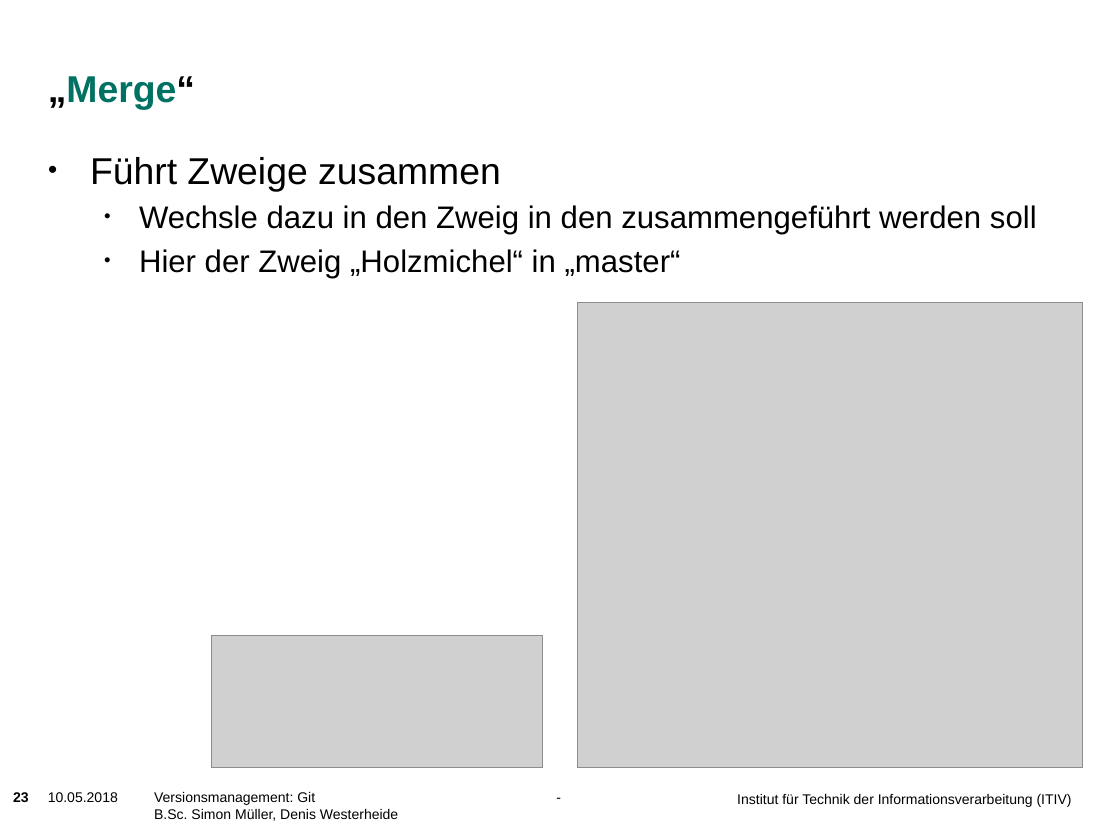
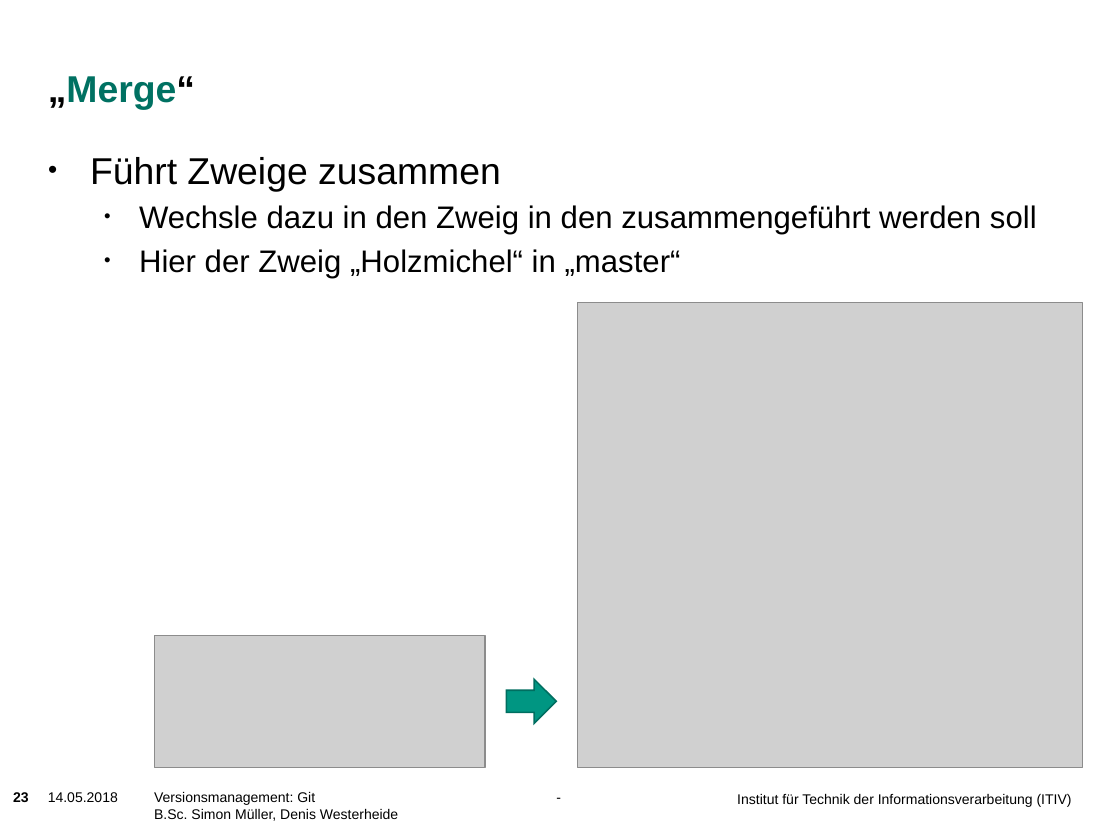
Before and after one commit to muellesi/PSE_2018, a slide deck: slide 23 of Präsentation/09_Versionsmanagement_Git.pptx. Drawn at 1120x840 pixels with LibreOffice and Linux fonts; fonts in the diff are those of the drawing; grey boxes stand for pictures; background and template pictures are left out. Boxes give left, top, right and bottom in pixels: in the first picture for what was removed or moved away, otherwise in the second. Text is boxed around its words. In the diff, an @@ line names an element or a change of style, - is before the commit and + after.

```diff
--- a/Präsentation/09_Versionsmanagement_Git.pptx
+++ b/Präsentation/09_Versionsmanagement_Git.pptx
@@ picture: place and size @@
-picture at [212, 635, 542, 767]
+picture at [155, 635, 485, 767]
@@ right arrow added at [506, 679, 556, 724], fill #009682, outline #006F60 1 pt @@
@@ text at [48, 792, 118, 802]: text changed @@
-10.05.2018
+14.05.2018
```
Also in this commit, not shown: 29 other slides changed, 1 slide added.
